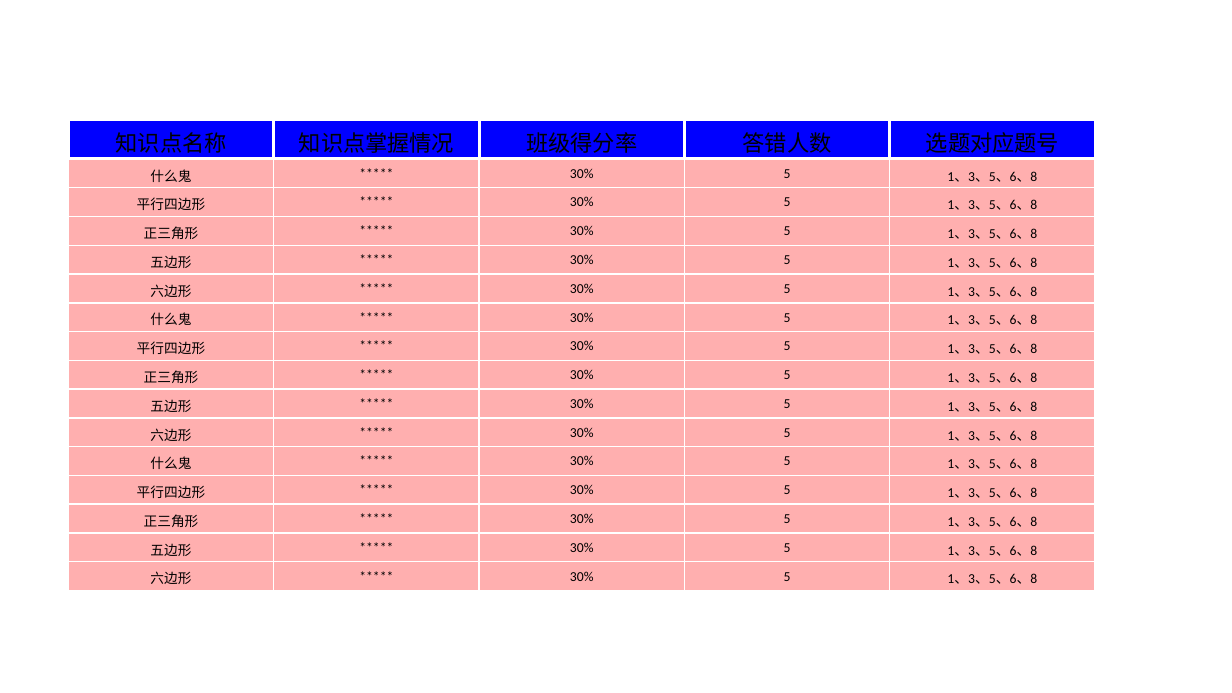
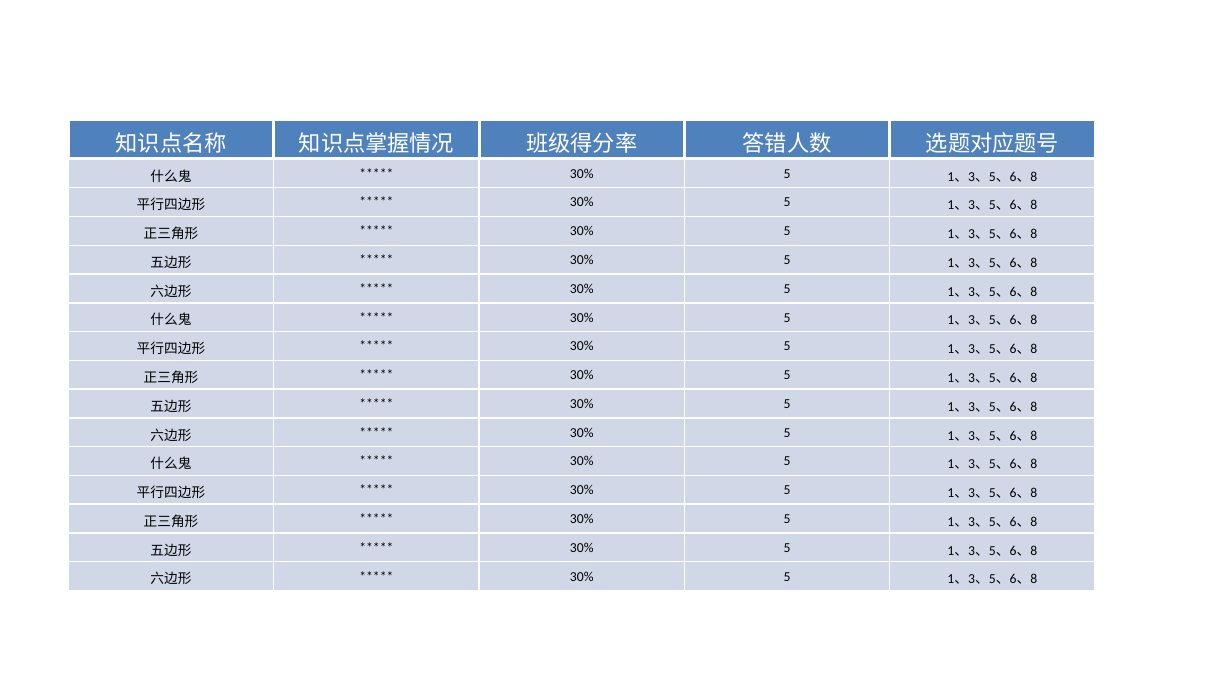
Before and after one commit to Steven-hsm/java-interview, a slide deck: slide 6 of 教师讲义.pptx. Drawn at 1232x693 pixels with LibreOffice and Linux fonts; fonts in the diff are those of the drawing; background and template pictures are left out. Boxes give left, top, right and bottom in pixels: in the first picture for what was removed or moved away, otherwise in the second. Text is boxed around its words. In the diff, an @@ line names an element or a change of style, - is before the commit and + after.

```diff
--- a/教师讲义.pptx
+++ b/教师讲义.pptx
@@ table at bbox=[69, 120, 1098, 588] @@
@@ fill #0000FF to #4F81BD in row 1 @@
@@ fill #FFAFAF to #D0D8E8 in 75 cells @@
@@ text colour #000000 to #FFFFFF in "知识点名称", "知识点掌握情况", "班级得分率", "答错人数" and 1 more places @@
```
Also in this commit, not shown: 5 other slides changed, 3 other files.
